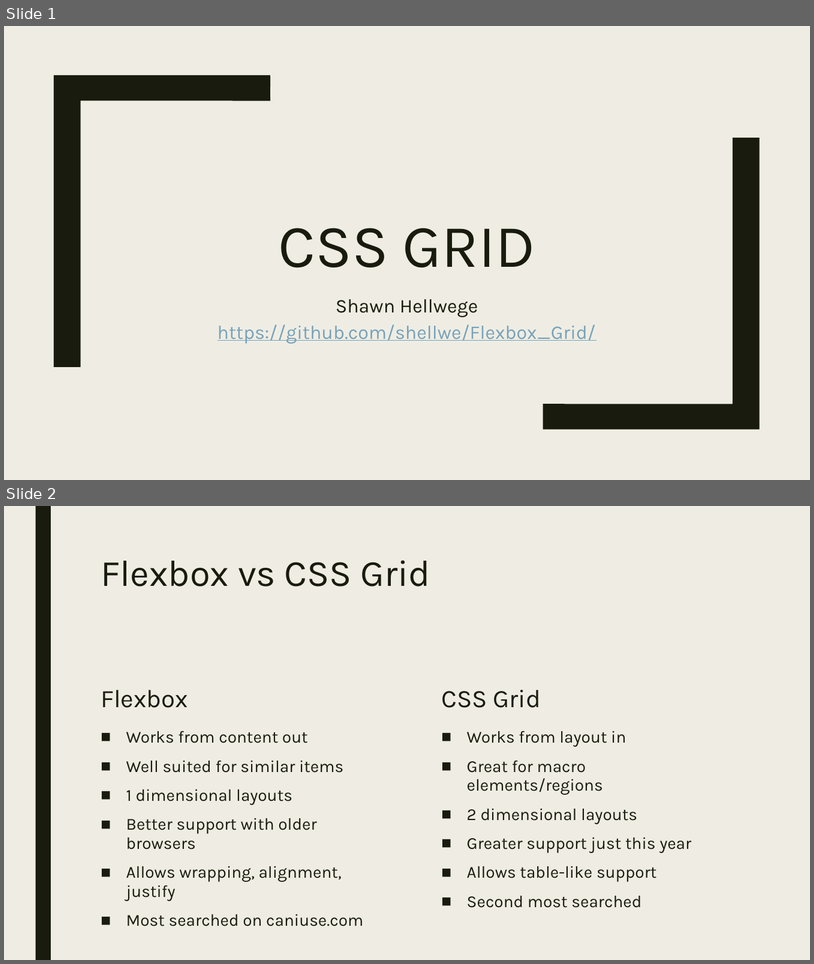
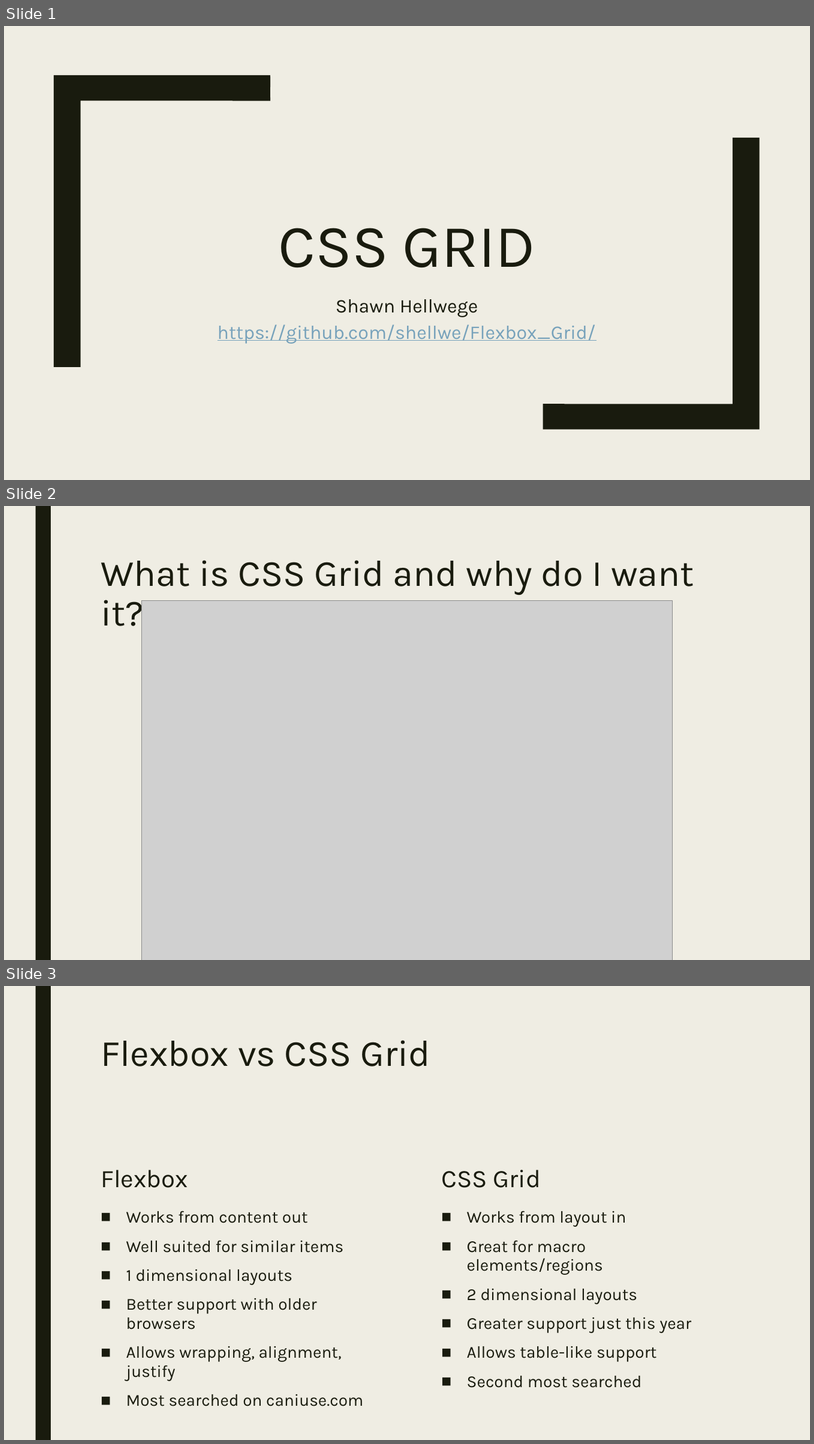
Before and after one commit to shellwe/Flexbox_Grid, a slide deck: Grid.pptx. Shown one above the other, each under a label of ours: slides 1 and 2 before the commit, slides 1, 2 and 3 after it. The pictures are 814x964 and 814x1444 pixels, drawn with LibreOffice and Linux fonts; fonts in the diff are those of the drawing; grey boxes stand for pictures. Boxes give left, top, right and bottom in pixels: in the first picture for what was removed or moved away, otherwise in the second. Text is boxed around its words. In the diff, an @@ line names an element or a change of style, - is before the commit and + after.

```diff
--- a/Grid.pptx
+++ b/Grid.pptx
@@ slide 2 added at (4, 506, 810, 960), background #EFEDE3; not listed: 1 template element that a slide beside it also shows @@
@@ title added at (101, 560, 695, 634), 44 pt, text #191B0E @@
+What is CSS Grid and why do I want it?
@@ picture added at (142, 600, 673, 960) @@
@@ what was slide 2 is now slide 3 @@
```
Also in this commit, not shown: 3 other slides added, 2 other files.
